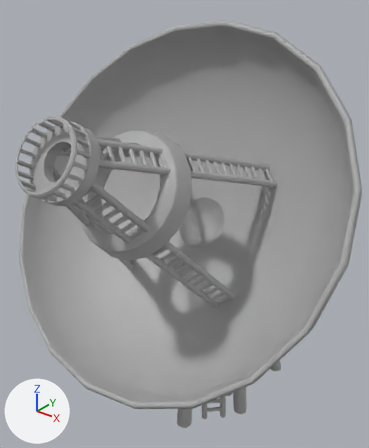
One commit to the FBX model Assets/Art/Environment/Satellite/Satellite.fbx: the scene before it, then after it.
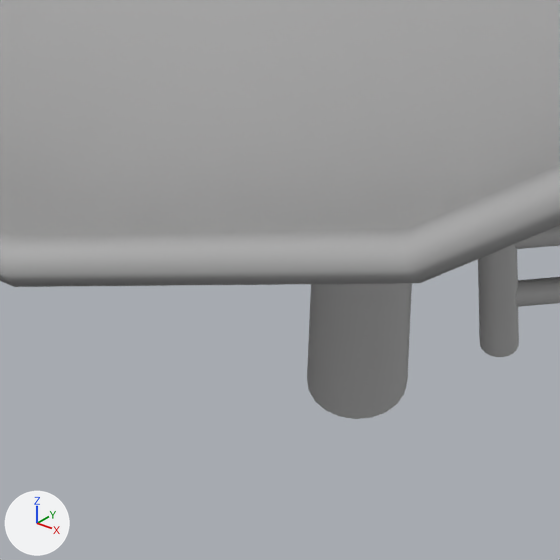
Each version is shown whole from a 50 mm lens placed at (11.47, -15.66, 16.56), pointed at (0.32, -1.72, 7.92), then close up on the part from 36% to 58% of the width and 82% to 100% of the height. The axes (+X, +Y, +Z) are drawn at lower left. The lights are the same throughout. Where no turn or scale is listed for an object, it has been applied to the vertices.

Script lines for the objects in view, before the commit:
```python
me_mesh = bpy.data.meshes.new('Mesh')
me_mesh.from_pydata(...)  # 9330 vertices, 12511 faces; spans x -7.2..7.2, y -5.9..5.9, z -8.2..6.9
me_mesh.materials.append(mat_standardsurface1)  # grey #aaaaaa
ob_satellite = bpy.data.objects.new('Satellite', me_mesh)
ob_satellite.location = (0.0, -2.215, 8.159)
```
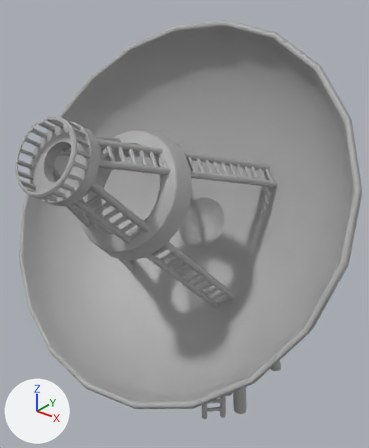
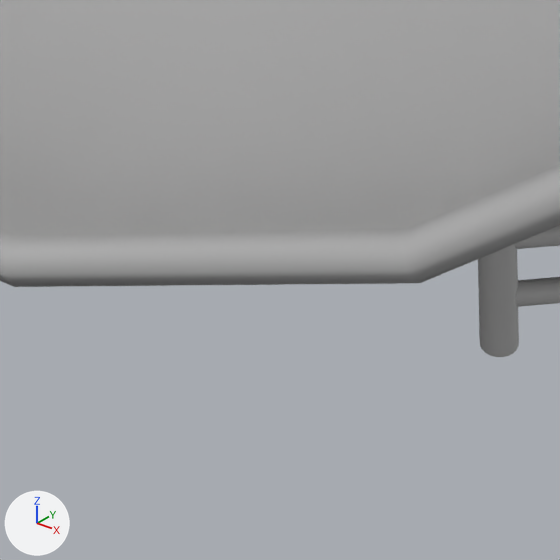
Commit message: removes pillars on satellite

Location of each change, [x1, y1, x2, y2] in pixels of the close-ups (560 x 560 px):
'Satellite', reshaped
    before: [0, 0, 560, 419]
    after: [0, 0, 560, 357]
part 1 of me_mesh, deleted
    before: [307, 283, 412, 419]

Patch to the scene script:
```diff
--- a/Assets/Art/Environment/Satellite/Satellite.fbx.py
+++ b/Assets/Art/Environment/Satellite/Satellite.fbx.py
@@ me_mesh @@
 me_mesh.from_pydata(...)  # 9330 vertices, 12511 faces; spans x -7.2..7.2, y -5.9..5.9, z -8.2..6.9
 # used by ob_satellite; location = (0.0, -2.215, 8.159)
+# me_mesh part 1: the loose piece of 42 vertices spanning x 1.1..2.1, y -1.7..-0.3, z -8.2..-3.7 is deleted
 me_mesh.materials.append(mat_standardsurface1)
```
